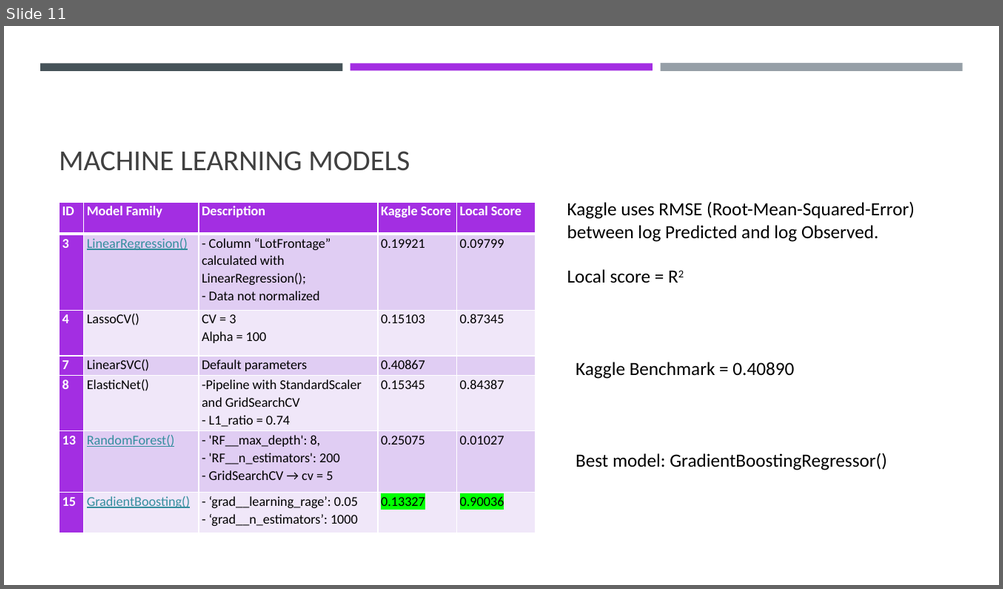
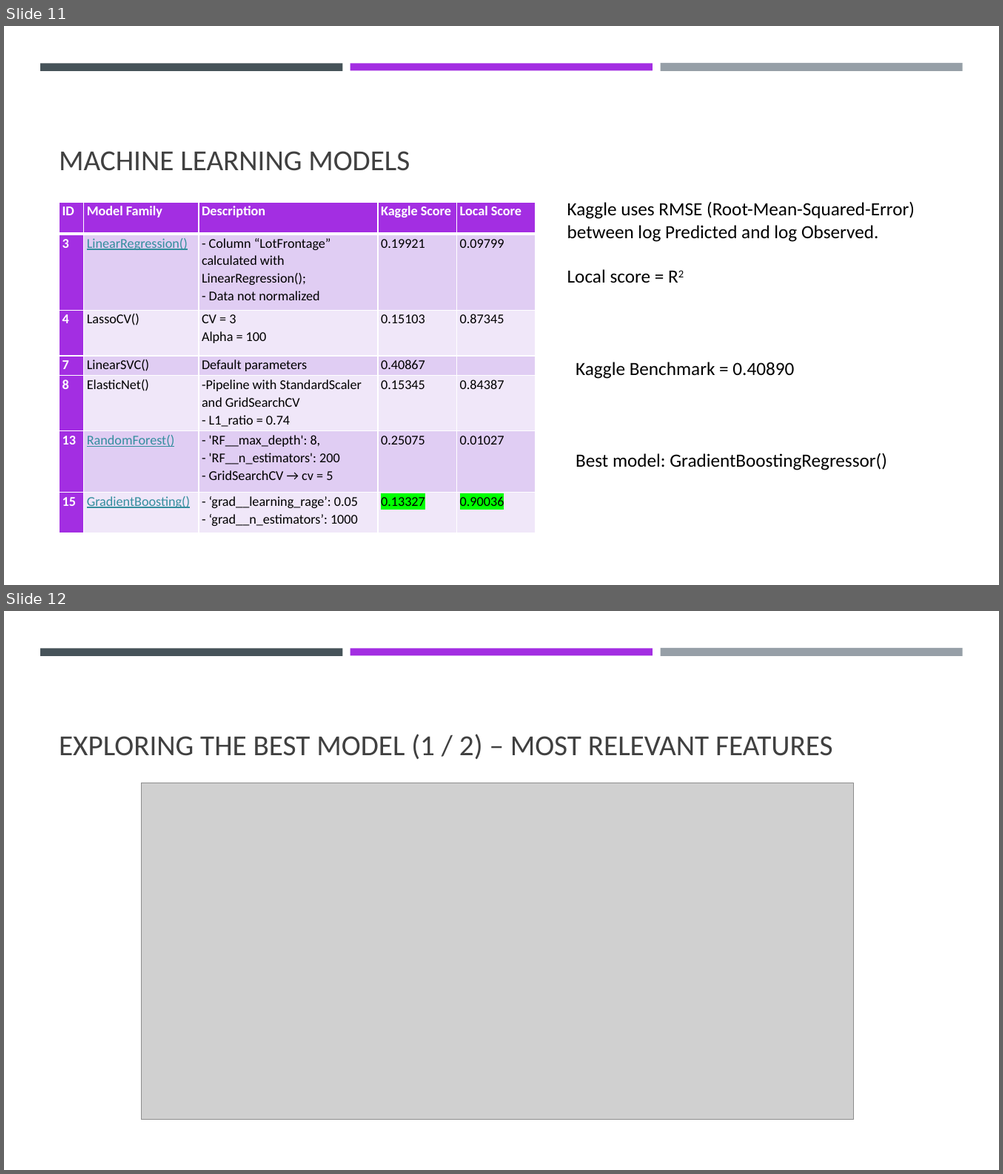
Before and after one commit to rafaelmsbob/Springboard, a slide deck: CapstoneProject1/FinalFiles/Final Presentation.pptx. Shown one above the other, each under a label of ours: slide 11 before the commit, slides 11 and 12 after it. The pictures are 1003x589 and 1003x1174 pixels, drawn with LibreOffice and Linux fonts; fonts in the diff are those of the drawing; grey boxes stand for pictures. Boxes give left, top, right and bottom in pixels: in the first picture for what was removed or moved away, otherwise in the second. Text is boxed around its words. In the diff, an @@ line names an element or a change of style, - is before the commit and + after.

```diff
--- a/CapstoneProject1/FinalFiles/Final Presentation.pptx
+++ b/CapstoneProject1/FinalFiles/Final Presentation.pptx
@@ slide 12 added at [4, 611, 999, 1170], background #FFFFFF; not listed: 3 template elements that a slide beside it also shows @@
@@ title added at [59, 734, 832, 760], 28 pt, text #404040 @@
+EXPLORING THE BEST MODEL (1 / 2) – MOST RELEVANT FEATURES
@@ picture added at [142, 783, 853, 1121] @@
```
Also in this commit, not shown: 1 other slide added, 2 other files.
